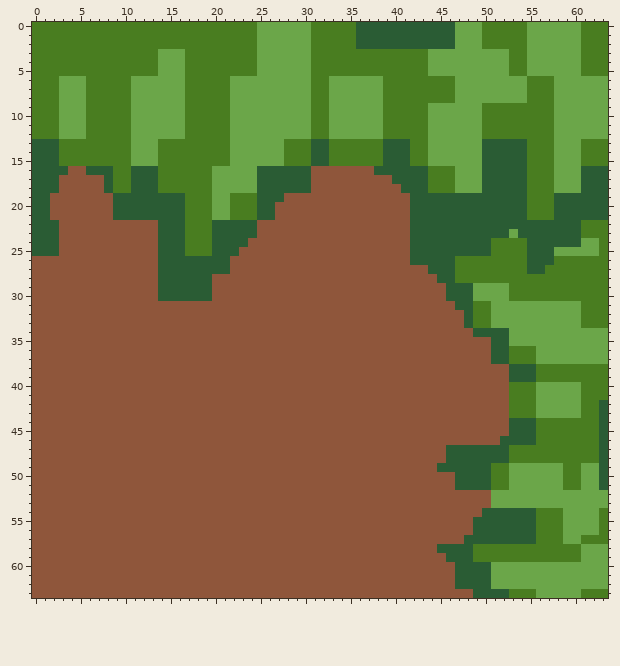
Edited in one commit: pixel-art sprite (assets/rightcorner.png). This is how it looked before the edit.
The file is 64x64 pixels.
After the commit:
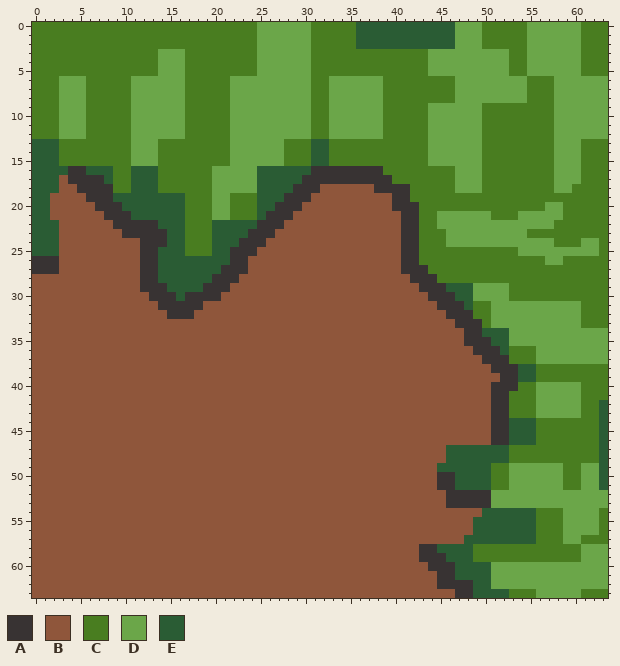
Palette (. is transparent): A #383333  B #8f563b  C #497d20  D #6ba649  E #2a5c34
From old to new:
Changed rows in their new state; - is an unchanged pixel.
first column x 0:
13 ---------------------------------------CCC--------CCCCC---------
14 ---------------------------------------CCC--------CCCCC---------
15 ---------------------------------------CCC--------CCCCC---------
16 ----AA-------------------------AAAAAAAACCCCC------CCCCC------CCC
17 ----AAAA----------------------AAAAAAAAAACCCC------CCCCC------CCC
18 -----AAAA--------------------AAA------AAAACC------CCCCC-----CCCC
19 ------AAA-------------------AAA---------AACCCCCCCCCCCCC---CCCCCC
20 -------AAA-----------------AAA----------AAACCCCCCCCCCCC--DDCCCCC
21 --------AAA---------------AAA------------AACCDDDDDDCCCDDDDDCCCCC
22 ---------AAAAA-----------AAA-------------AACCDDDDDDDDDDDDDCCC---
23 ----------AAAAA---------AAA--------------AACCCDDDDDDD-DCCCCCC---
24 ------------AAA--------AAA---------------AACCCDDDDDDDDDDDDCCC---
25 ------------AA--------AAA----------------AACCCCCCCC---DDDD------
26 AAA---------AA--------AA-----------------AACCCC--------CCDD-----
27 AAA---------AA-------AAA-----------------AAACCC--------CC-------
28 ------------AA------AAA-------------------AAACC-----------------
29 ------------AAA----AAA---------------------AAA------------------
30 -------------AAA-AAAA-----------------------AAA-----------------
31 --------------AAAAA--------------------------AAA----------------
32 ---------------AAA----------------------------AAA---------------
33 -----------------------------------------------AAA--------------
34 ------------------------------------------------AA--------------
35 ------------------------------------------------AAA-------------
36 -------------------------------------------------AAA------------
37 --------------------------------------------------AAA-----------
38 ---------------------------------------------------AAA----------
39 ----------------------------------------------------AA----------
40 ---------------------------------------------------AAA----------
41 ---------------------------------------------------AA-----------
42 ---------------------------------------------------AA-----------
43 ---------------------------------------------------AA-----------
44 ---------------------------------------------------AA-----------
45 ---------------------------------------------------AA-----------
46 ---------------------------------------------------AA-----------
first column x 45:
50 AA----
51 AA----
52 -AAAAA
53 -AAAAA
first column x 43:
58 AA----
59 AAA---
60 -AAA--
61 --AA--
62 --AAAA
63 ----AA
